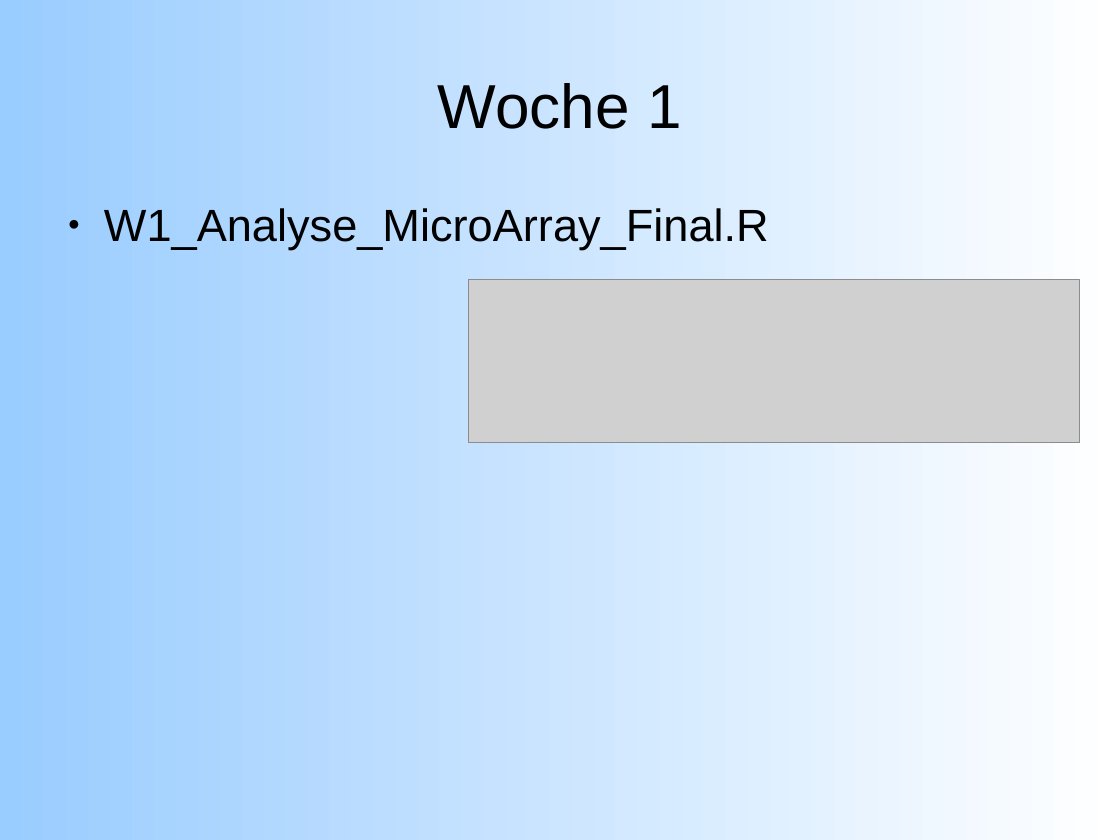
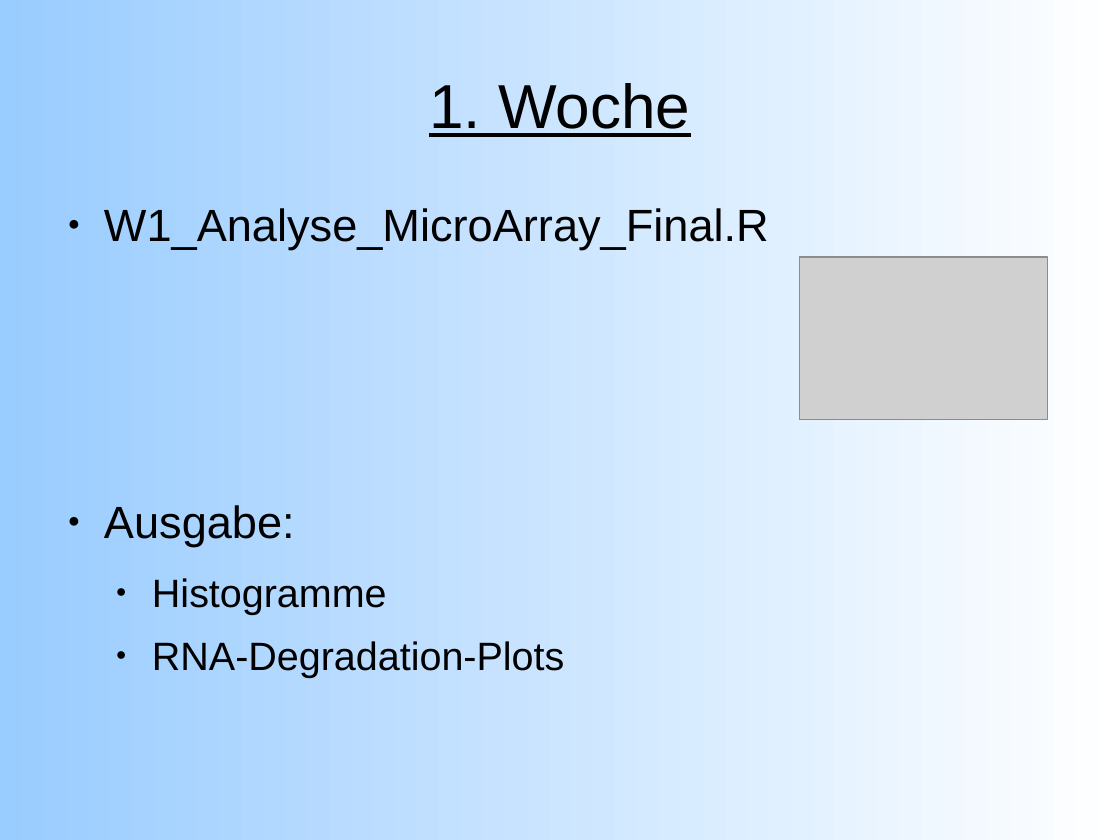
Before and after one commit to emmkey/GenEx, a slide deck: slide 3 of Abschlusspraesentations Daten/Abschlusspräsentation_In_Arbeit.odp. Drawn at 1120x840 pixels with LibreOffice and Linux fonts; fonts in the diff are those of the drawing; grey boxes stand for pictures. Boxes give left, top, right and bottom in pixels: in the first picture for what was removed or moved away, otherwise in the second. Text is boxed around its words. In the diff, an @@ line names an element or a change of style, - is before the commit and + after.

```diff
--- a/Abschlusspraesentations Daten/Abschlusspräsentation_In_Arbeit.odp
+++ b/Abschlusspraesentations Daten/Abschlusspräsentation_In_Arbeit.odp
@@ title at bbox=[429, 83, 690, 137]: text changed @@
-Woche 1
+1. Woche
@@ picture: place and size @@
-picture at bbox=[469, 281, 1080, 443]
+picture at bbox=[800, 257, 1047, 420]
@@ text at bbox=[104, 505, 564, 678]: paragraphs added @@
+● Ausgabe:
+  ● Histogramme
+  ● RNA-Degradation-Plots
```
Also in this commit, not shown: 4 other slides changed.
